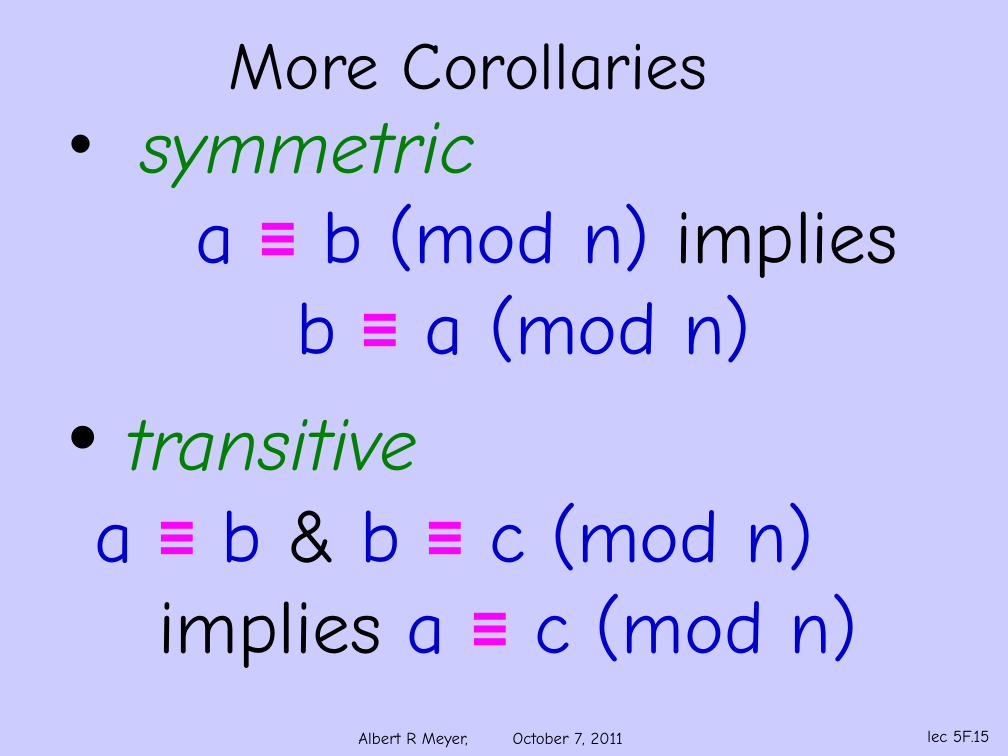
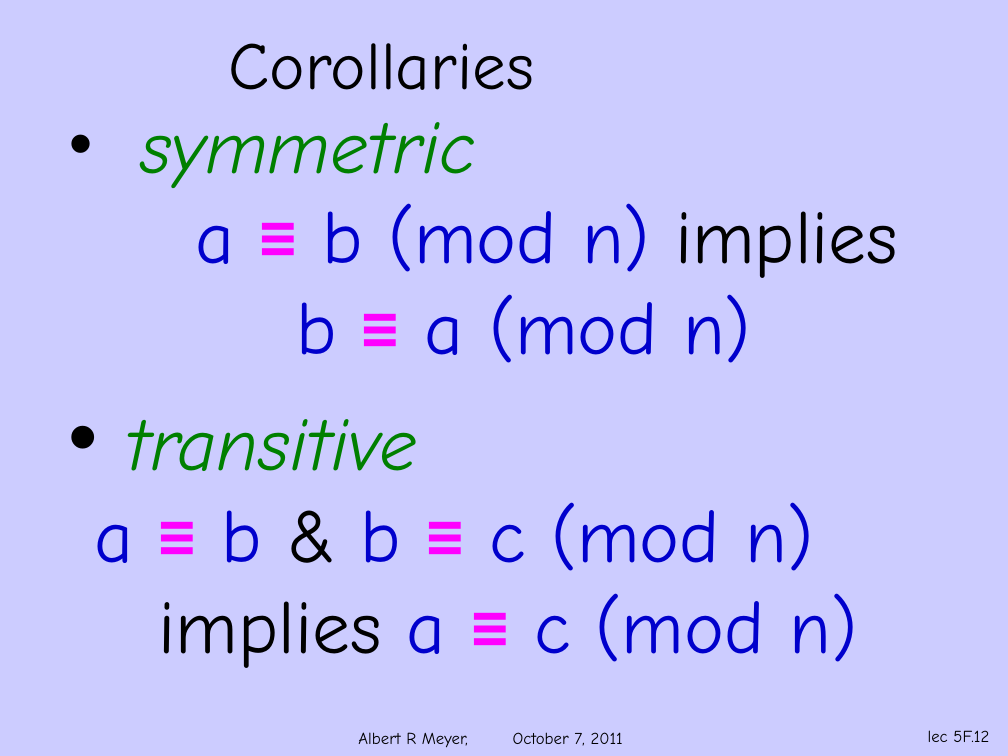
Before and after one commit to armeyer/mcs_web, a slide deck: slide 12 of fall11/slidesF11/slides5f.pptx (slide 15 before the commit). Drawn at 1008x756 pixels with LibreOffice and Linux fonts; fonts in the diff are those of the drawing; background and template pictures are left out. Boxes give left, top, right and bottom in pixels: in the first picture for what was removed or moved away, otherwise in the second. Text is boxed around its words. In the diff, an @@ line names an element or a change of style, - is before the commit and + after.

Commit message:
slides5f

```diff
--- a/fall11/slidesF11/slides5f.pptx
+++ b/fall11/slidesF11/slides5f.pptx
@@ title at [228, 43, 534, 90]: text changed @@
-More Corollaries
+Corollaries
@@ page number at [928, 730, 989, 742]: text changed @@
-lec 5F.15
+lec 5F.12
```
Also in this commit, not shown: 3 slides removed.
